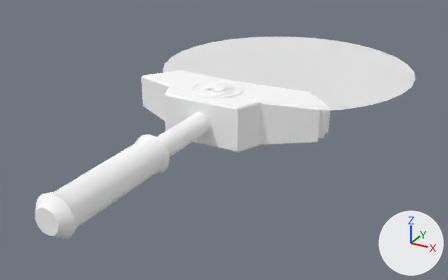
The Blender file Assets/Misc/Chronolens/Chronolens.blend: old version first, new version second.
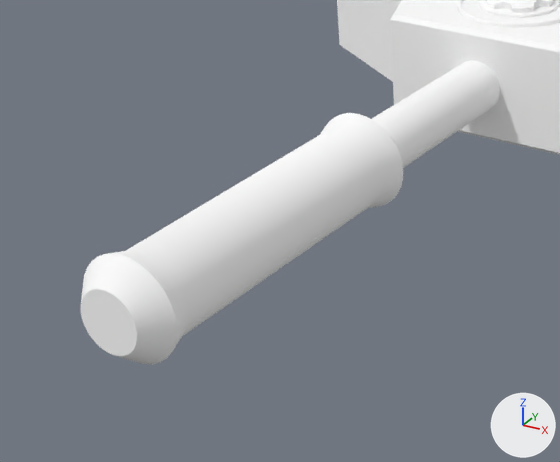
Old and new are each drawn whole from a 50 mm lens placed at (2.39, -5.58, 1.88), pointed at (-0.02, -1.19, -0.31) and again close up on the part from 0% to 52% of the width and 31% to 100% of the height. The axes (+X, +Y, +Z) are drawn at lower right. The lights are the same throughout.

Before the edit, the objects in view are built like this:
```python
me_circle_002 = bpy.data.meshes.new('Circle.002')
me_circle_002.from_pydata(...)  # 707 vertices, 651 faces; spans x -0.083..0.083, y -0.081..0.081, z 0.0..0.036
me_circle_002.polygons.foreach_set('use_smooth', [True] * 651)
# faces by material slot: [360, 291]
me_circle_002.materials.append(mat_chrome)  # its picture is missing
me_circle_002.materials.append(mat_metal)  # its picture is missing
me_plane = bpy.data.meshes.new('Plane')
me_plane.from_pydata(...)  # 400 vertices, 337 faces; spans x 0.0..0.86, y -2.76..-0.16, z 0.0..0.21
me_plane.polygons.foreach_set('use_smooth', [True] * 337)
# faces by material slot: [329, 8]
me_plane.materials.append(mat_chrome)  # its picture is missing
me_plane.materials.append(mat_metal)  # its picture is missing
ob_gear = bpy.data.objects.new('Gear', me_circle_002)
ob_gear.location = (0.0, -1.325, 0.206)
ob_gear.scale = (1.41, 1.41, 1.41)
ob_handle = bpy.data.objects.new('Handle', me_plane)
ob_handle.location = (0.0, -0.587, 0.0)
_m = ob_handle.modifiers.new('Mirror', 'MIRROR')
_m.use_axis = (True, False, True)
_m.use_clip = True
```
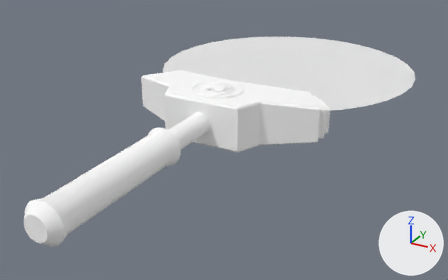
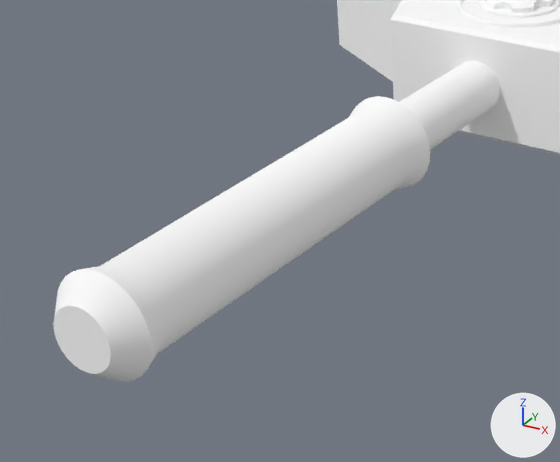
Where the change shows, as pixel boxes (x1, y1, x2, y2) in the close-ups (560 x 462 px; the box of a moved part takes in the faces that stretch with it):
'Handle', reshaped
    before: (81, 0, 560, 364)
    after: (53, 0, 560, 382)
part 1 of me_plane, moved or reshaped
    before: (81, 250, 189, 364)
    after: (53, 265, 164, 382)
part 2 of me_plane, moved or reshaped
    before: (126, 60, 500, 336)
    after: (101, 60, 500, 353)

Diff of the bpy script that builds the scene:
```diff
--- a/Assets/Misc/Chronolens/Chronolens.blend.py
+++ b/Assets/Misc/Chronolens/Chronolens.blend.py
@@ me_plane @@
 me_plane.from_pydata(...)  # 400 vertices, 337 faces; spans x 0.0..0.86, y -2.76..-0.16, z 0.0..0.21
 # used by ob_handle; location = (0.0, -0.587, 0.0)
+# me_plane part 1: all 28 vertices in x 0.0..0.15, y -2.76..-2.62, z 0.0..0.15 are moved by (0.0, -0.09, 0.0)
+# me_plane part 2: all 27 vertices in x 0.0..0.15, y -1.78..-1.63, z 0.0..0.15 are moved by (0.0, 0.15, 0.0)
 me_plane.materials.append(mat_chrome)
```
